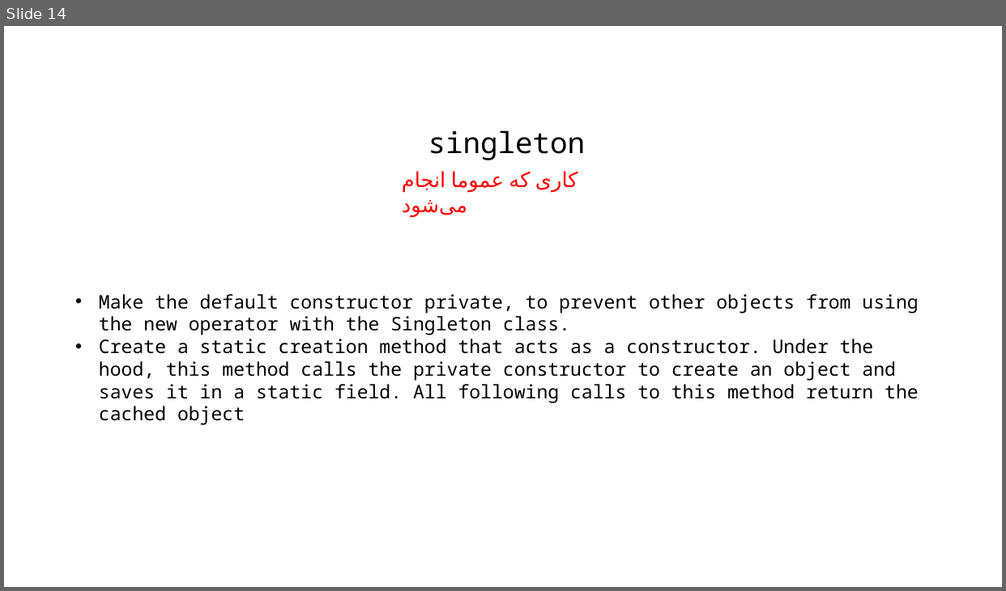
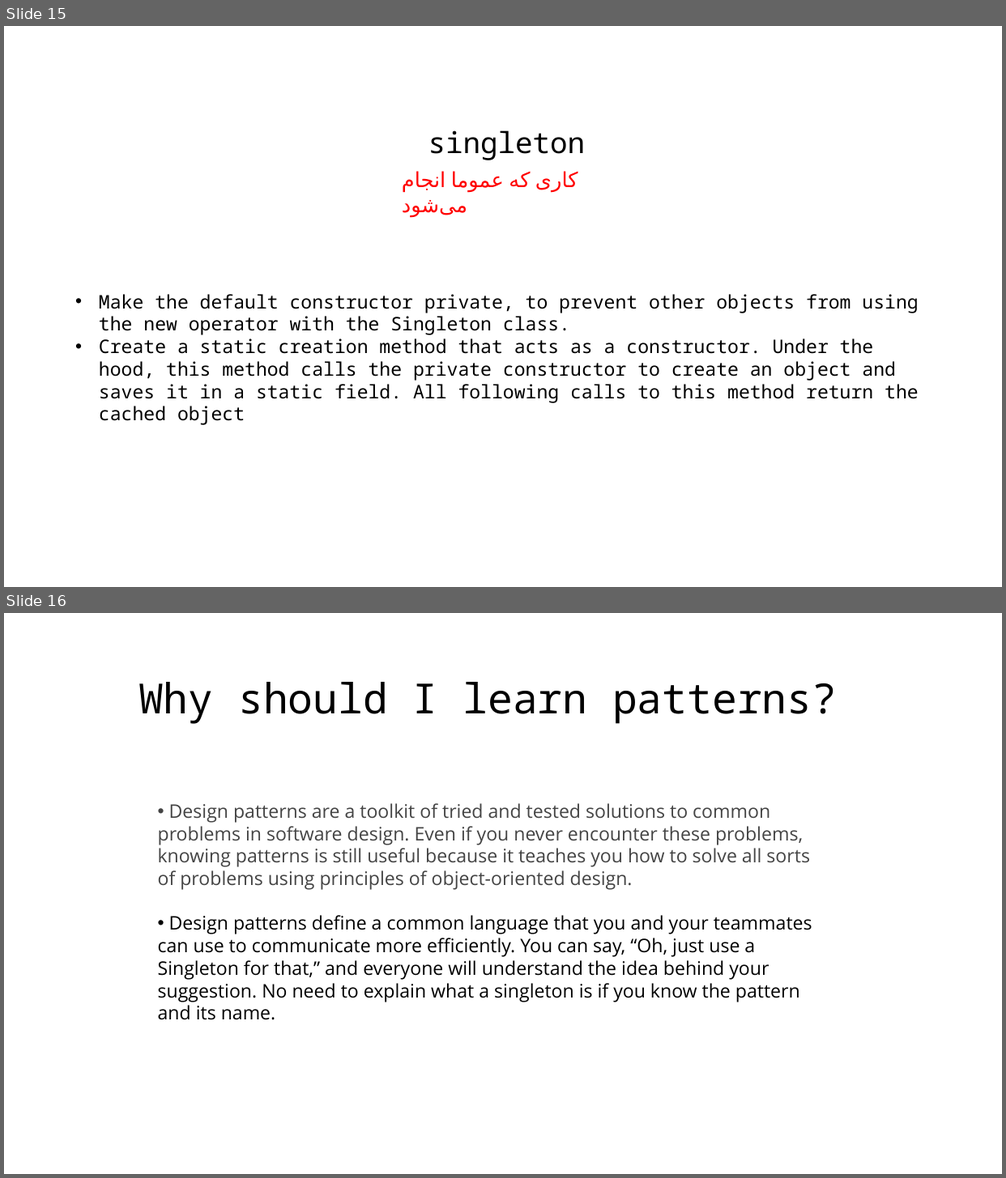
Before and after one commit to mmaleki92/python_teaching, a slide deck: design_patterns/ppt/Design Patterns.pptx. Shown one above the other, each under a label of ours: slide 14 before the commit, slides 15 and 16 after it. The pictures are 1006x591 and 1006x1178 pixels, drawn with LibreOffice and Linux fonts; fonts in the diff are those of the drawing. Boxes give left, top, right and bottom in pixels: in the first picture for what was removed or moved away, otherwise in the second. Text is boxed around its words. In the diff, an @@ line names an element or a change of style, - is before the commit and + after.

Commit message:
design patterns

```diff
--- a/design_patterns/ppt/Design Patterns.pptx
+++ b/design_patterns/ppt/Design Patterns.pptx
@@ slide 16 added at (4,613,1002,1174), background #FFFFFF @@
@@ text added at (138,682,837,724), 40 pt, text #000000 @@
+Why should I learn patterns?
@@ text added at (158,803,812,1020), 18 pt, text #000000 @@
+• Design patterns are a toolkit of tried and tested solutions to common problems in software design. Even if you never encounter these problems, knowing patterns is still useful because it teaches you how to solve all sorts of problems using principles of object-oriented design.
+• Design patterns define a common language that you and your teammates can use to communicate more efficiently. You can say, “Oh, just use a Singleton for that,” and everyone will understand the idea behind your suggestion. No need to explain what a singleton is if you know the pattern and its name.
@@ what was slide 14 is now slide 15 @@
```
Also in this commit, not shown: 20 other slides added, 1 slide removed, 29 other files.
